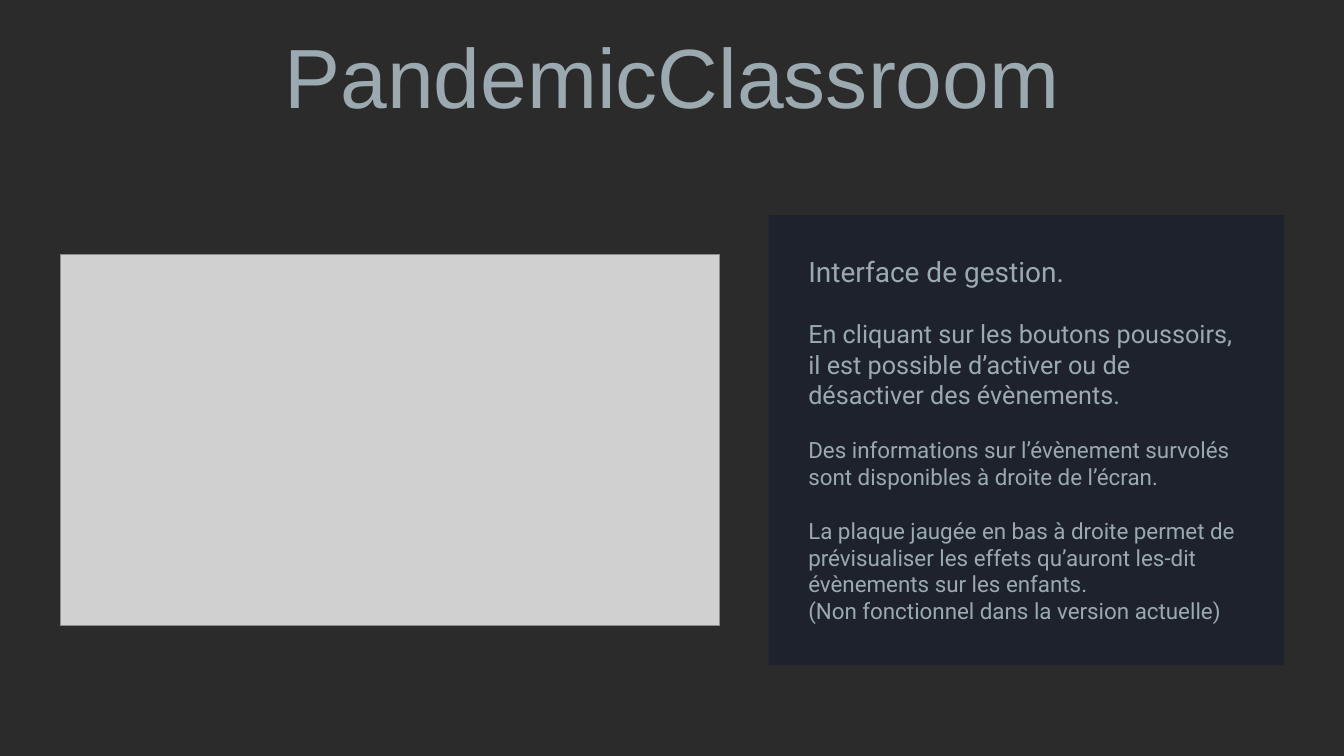
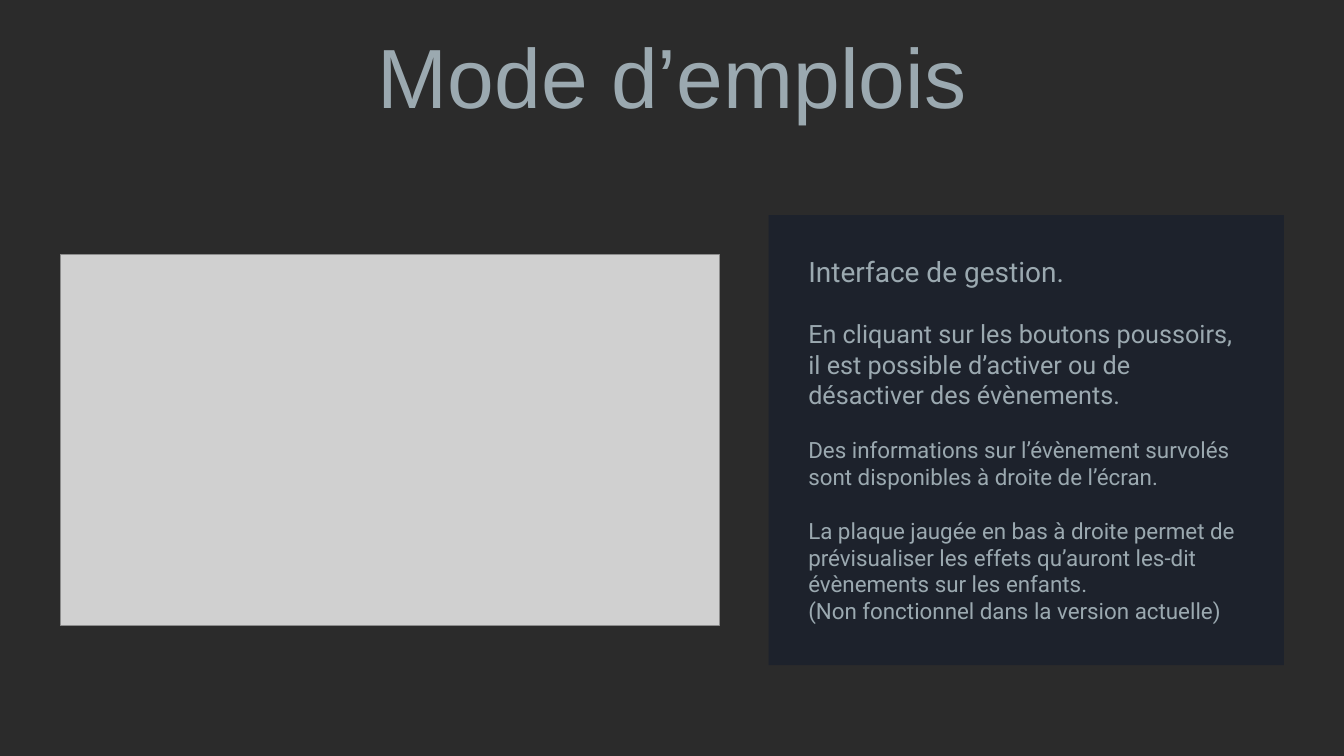
Before and after one commit to Rubiksensei/PandemicClassroom, a slide deck: slide 9 of doc/PandemicClassroom - mode d'emploi.pptx. Drawn at 1344x756 pixels with LibreOffice and Linux fonts; fonts in the diff are those of the drawing; grey boxes stand for pictures; background and template pictures are left out; a plain dark background stands for a picture behind light text. Boxes give left, top, right and bottom in pixels: in the first picture for what was removed or moved away, otherwise in the second. Text is boxed around its words. In the diff, an @@ line names an element or a change of style, - is before the commit and + after.

Commit message:
Mise à jour du mode d'emploi et ajout de la présentation

```diff
--- a/doc/PandemicClassroom - mode d'emploi.pptx
+++ b/doc/PandemicClassroom - mode d'emploi.pptx
@@ text at [378, 47, 966, 123]: text changed @@
-PandemicClassroom
+Mode d’emplois
```
Also in this commit, not shown: 5 other slides changed, 3 other files.
